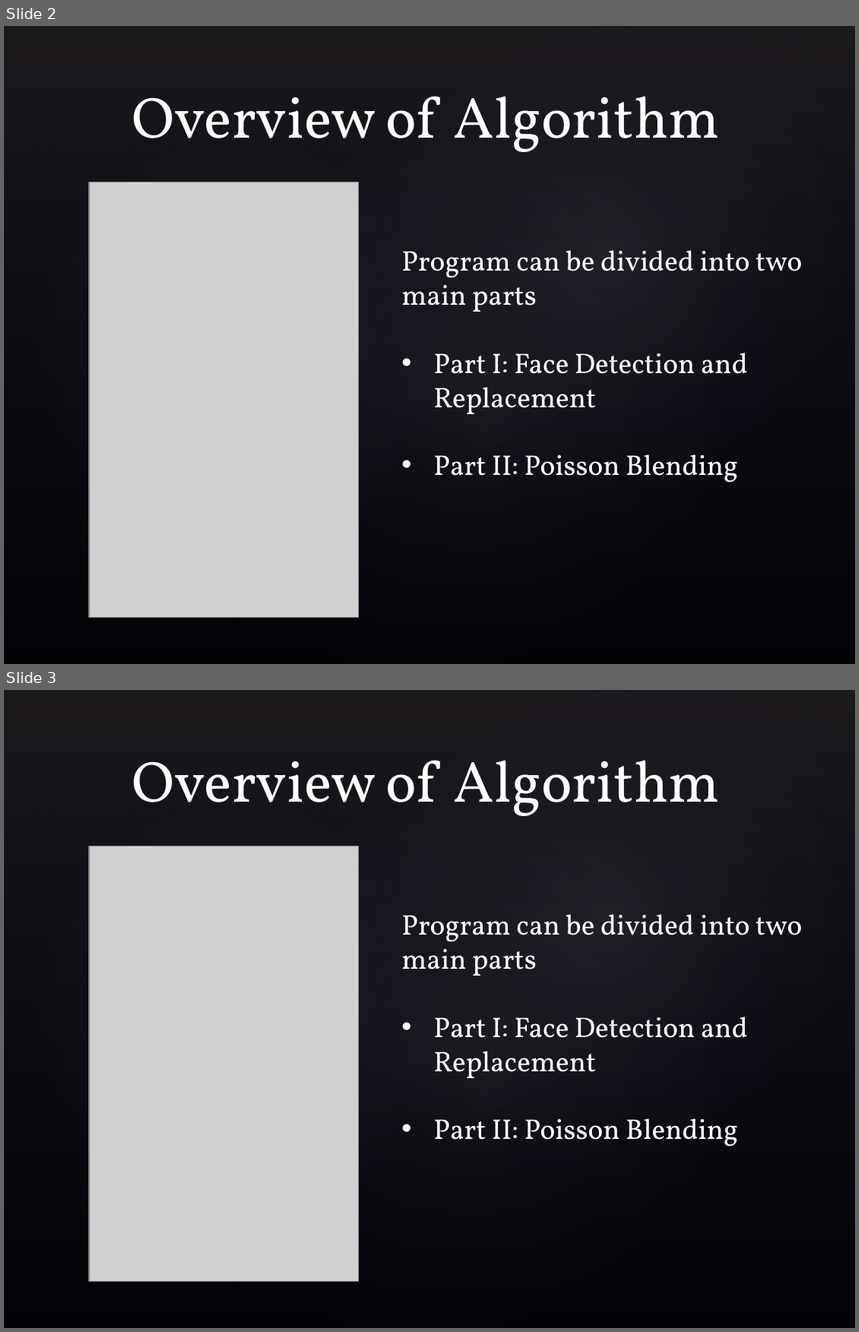
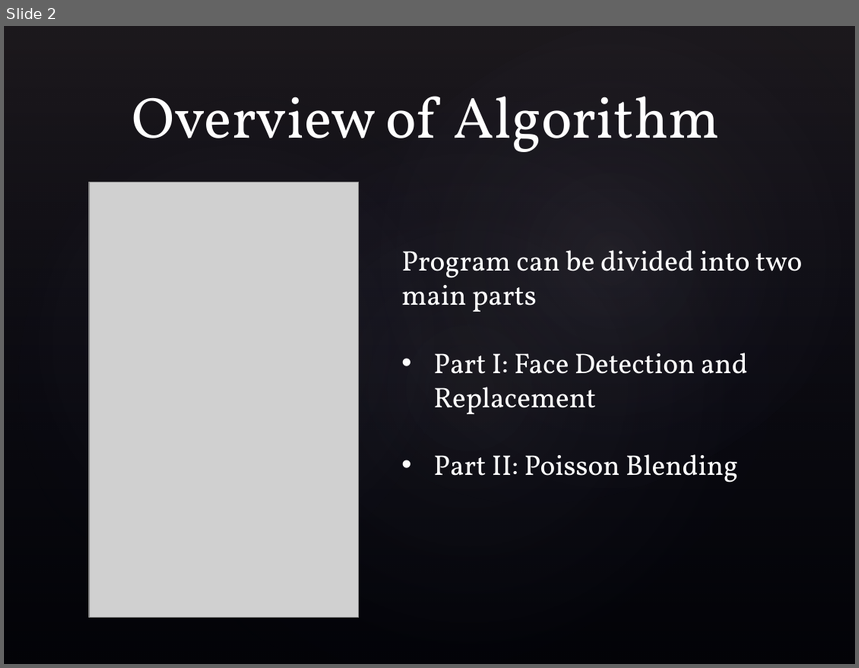
Before and after one commit to rarietta/FaceReplacement, a slide deck: FinalReport/Automatic Face Detection & Replacement Slideshow.pptx. Shown one above the other, each under a label of ours: slides 2 and 3 before the commit, slide 2 after it. The pictures are 859x1332 and 859x668 pixels, drawn with LibreOffice and Linux fonts; fonts in the diff are those of the drawing; grey boxes stand for pictures; background and template pictures are left out. Boxes give left, top, right and bottom in pixels: in the first picture for what was removed or moved away, otherwise in the second. Text is boxed around its words. In the diff, an @@ line names an element or a change of style, - is before the commit and + after.

Commit message:
Update face detection slides.

```diff
--- a/FinalReport/Automatic Face Detection & Replacement Slideshow.pptx
+++ b/FinalReport/Automatic Face Detection & Replacement Slideshow.pptx
@@ slide 3 removed at bbox=[4, 690, 855, 1328], background picture (left out); not listed: 4 template elements that a slide beside it also shows @@
@@ title removed at bbox=[132, 760, 720, 816] @@
-Overview of Algorithm
@@ picture removed at bbox=[89, 846, 359, 1281] @@
@@ text removed at bbox=[401, 914, 803, 1147] @@
-Program can be divided into two main parts
-• Part I: Face Detection and Replacement
-• Part II: Poisson Blending
```
Also in this commit, not shown: 11 slides added, 2 other slides removed, 15 other files.
